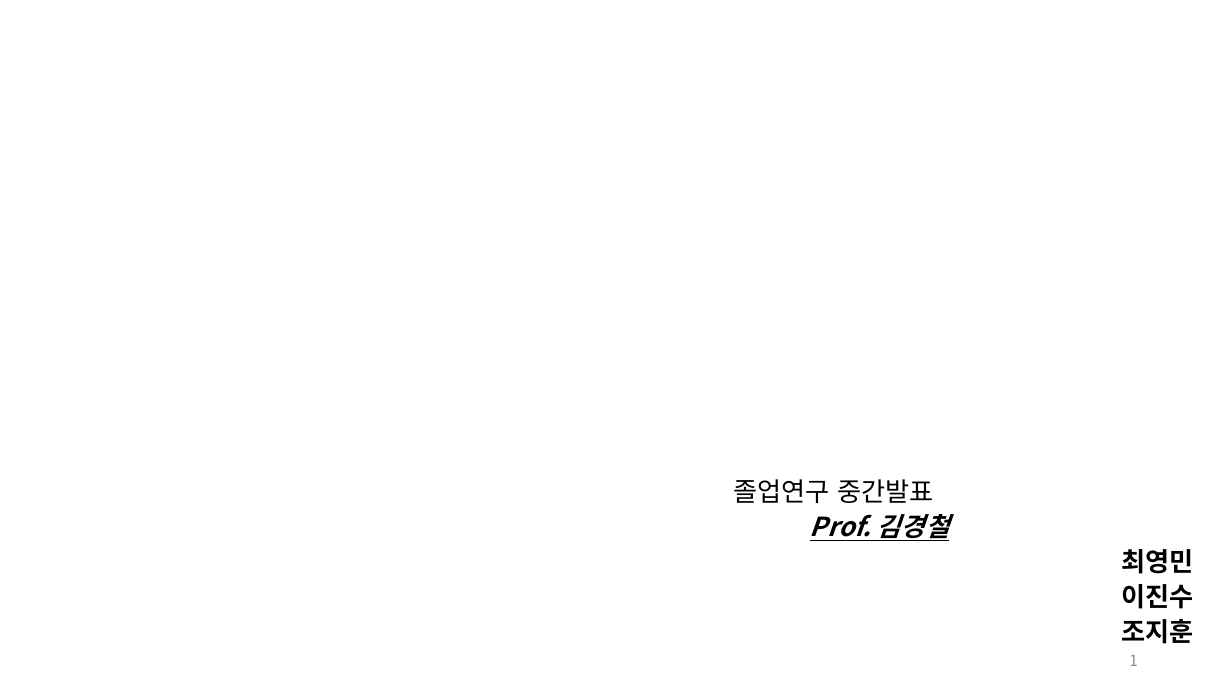
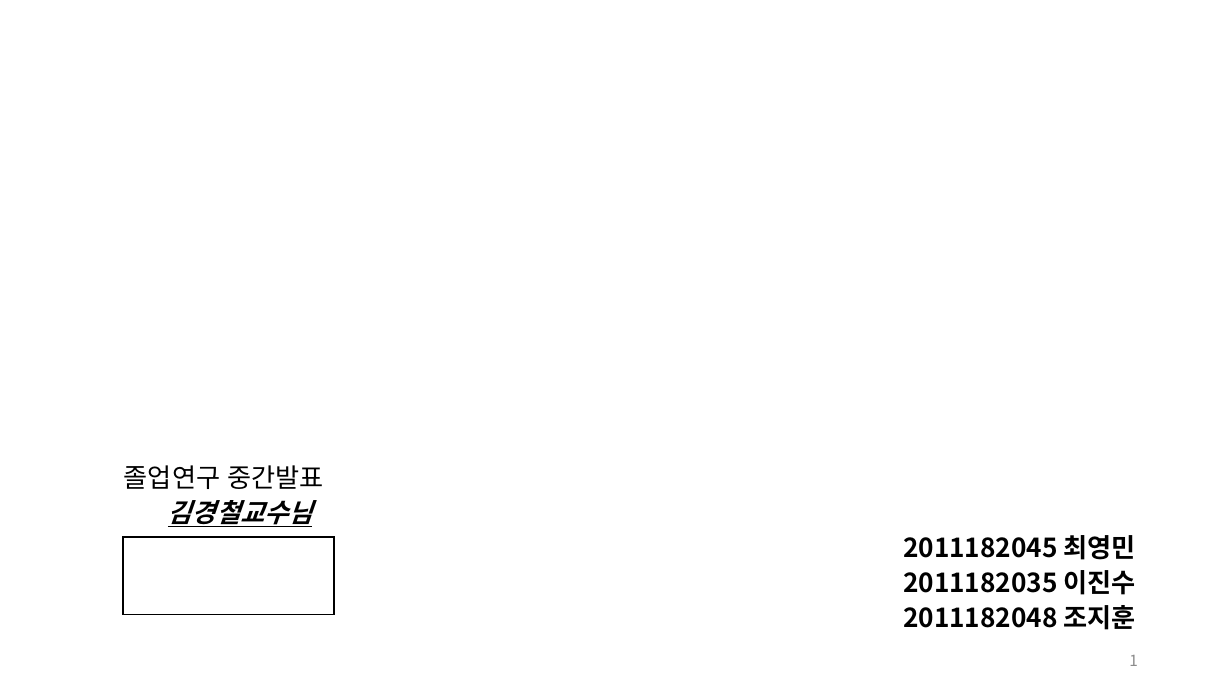
Before and after one commit to JinsooLee-Testing/aww, a slide deck: slide 1 of 기획문서/중간발표/Aww_중간발표.pptx. Drawn at 1232x693 pixels with LibreOffice and Linux fonts; fonts in the diff are those of the drawing; background and template pictures are left out. Boxes give left, top, right and bottom in pixels: in the first picture for what was removed or moved away, otherwise in the second. Text is boxed around its words. In the diff, an @@ line names an element or a change of style, - is before the commit and + after.

Commit message:
중간발표용 ppt 변경 // 발표준비

```diff
--- a/기획문서/중간발표/Aww_중간발표.pptx
+++ b/기획문서/중간발표/Aww_중간발표.pptx
@@ subtitle "졸업연구 중간발표": place and size @@
-subtitle "졸업연구 중간발표" at bbox=[734, 479, 1193, 644]
+subtitle "졸업연구 중간발표" at bbox=[124, 465, 1136, 630]
@@ subtitle at bbox=[168, 500, 1136, 630]: text changed @@
-Prof. 김경철
-최영민
-이진수
-조지훈
+김경철교수님
+2011182045 최영민
+2011182035 이진수
+2011182048 조지훈
@@ rectangle added at bbox=[123, 537, 335, 615], fill #FFFFFF, outline #000000 1 pt @@
```
Also in this commit, not shown: 8 other slides changed, 2 slides added, 1 other file.
